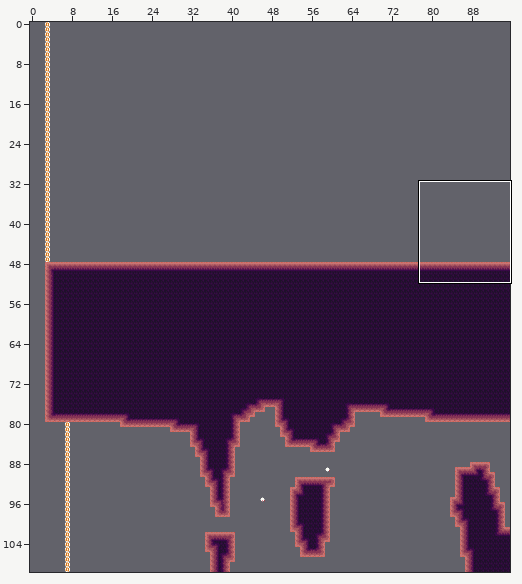
Tiled map (JSON) -- assets/world/room/dirt1.json. Above, an overview of the earlier version with the close-up marked.
Close-up. Before:
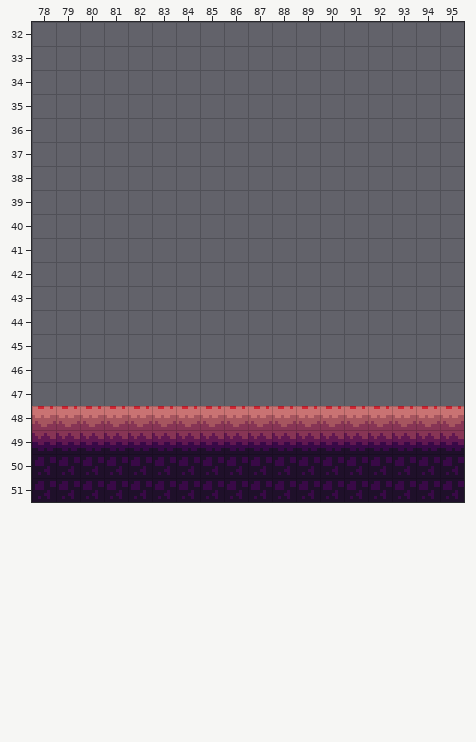
Cells are 8x8 px. Shown: x 78..95, y 32..51. The commit also changed other parts of the map, which this record leaves out.
Once edited:
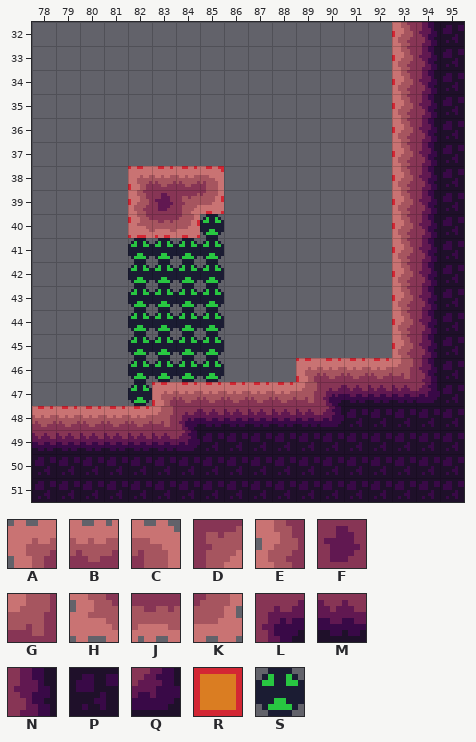
Key: from "dirt": A 0, B 1, C 2, D 3, E 13, F 14, G 17, H 26, J 27, K 28, L 49, M 50, N 62, P 63, Q 74; from "tools": R 1 "ground", S 21.
_ is an empty cell.
Tiles replaced or removed in this view: B, M.
The exact change:
Changed rows in their new state; . is an unchanged cell.
Layer "entity":
first column x 82:
40 ...S
41 SSSS
42 SSSS
43 SSSS
44 SSSS
45 SSSS
46 SSSS
47 S...
Layer "draft":
first column x 82:
32 ...........R
33 ...........R
34 ...........R
35 ...........R
36 ...........R
37 ...........R
38 RRRR.......R
39 R..R.......R
40 RRR........R
41 ...........R
42 ...........R
43 ...........R
44 ...........R
45 ...........R
46 .......RRRR.
47 .RRRRRR.....
Layer "map":
first column x 82:
32 ...........ENP
33 ...........ENP
34 ...........ENP
35 ...........ENP
36 ...........ENP
37 ...........ENP
38 ABBC.......ENP
39 EFDK.......ENP
40 HJK........ENP
41 ...........ENP
42 ...........ENP
43 ...........ENP
44 ...........ENP
45 ...........ENP
46 .......ABBBGNP
47 .ABBBBBGLMMMQP
48 .GLMMMMMQPPPPP
49 ..QPPPPPPPPPPP
Boxes around the changes in both close-ups, in picture pixels (x1, y1, x2, y2):
changed: (128, 22, 464, 451)
